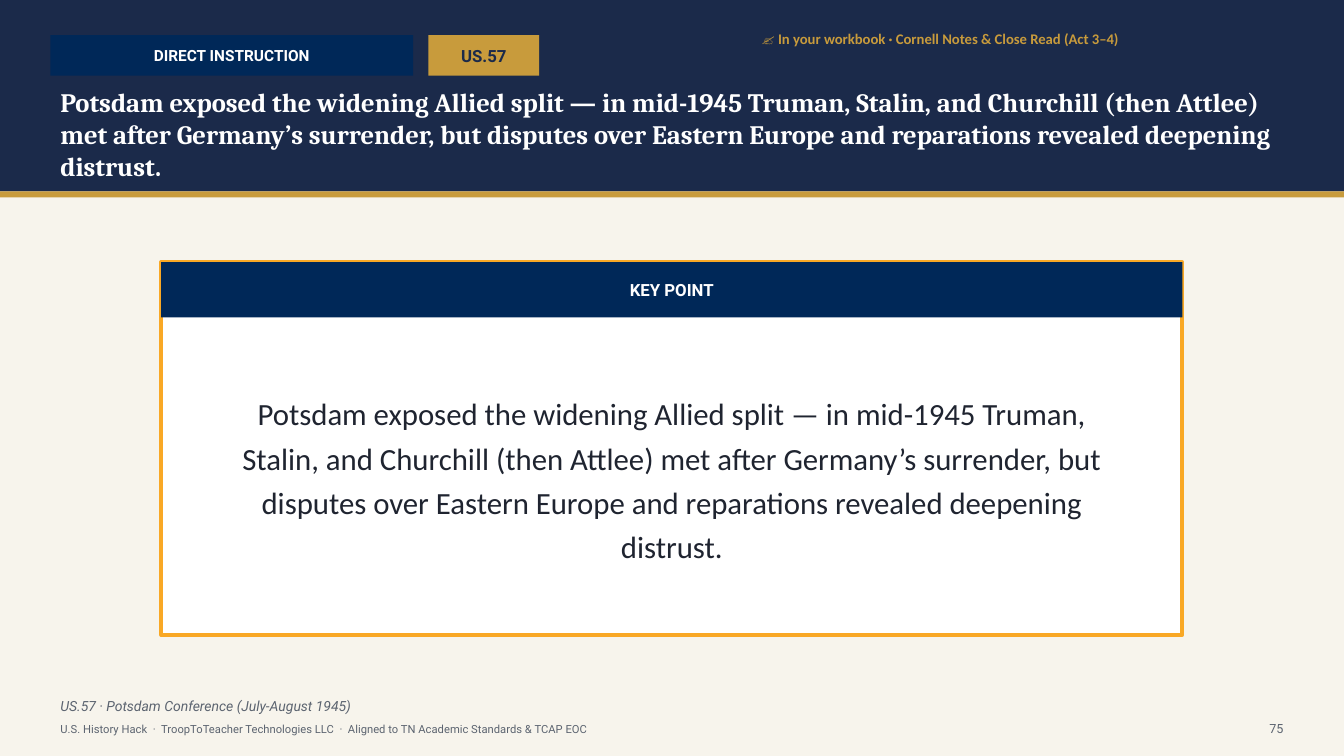
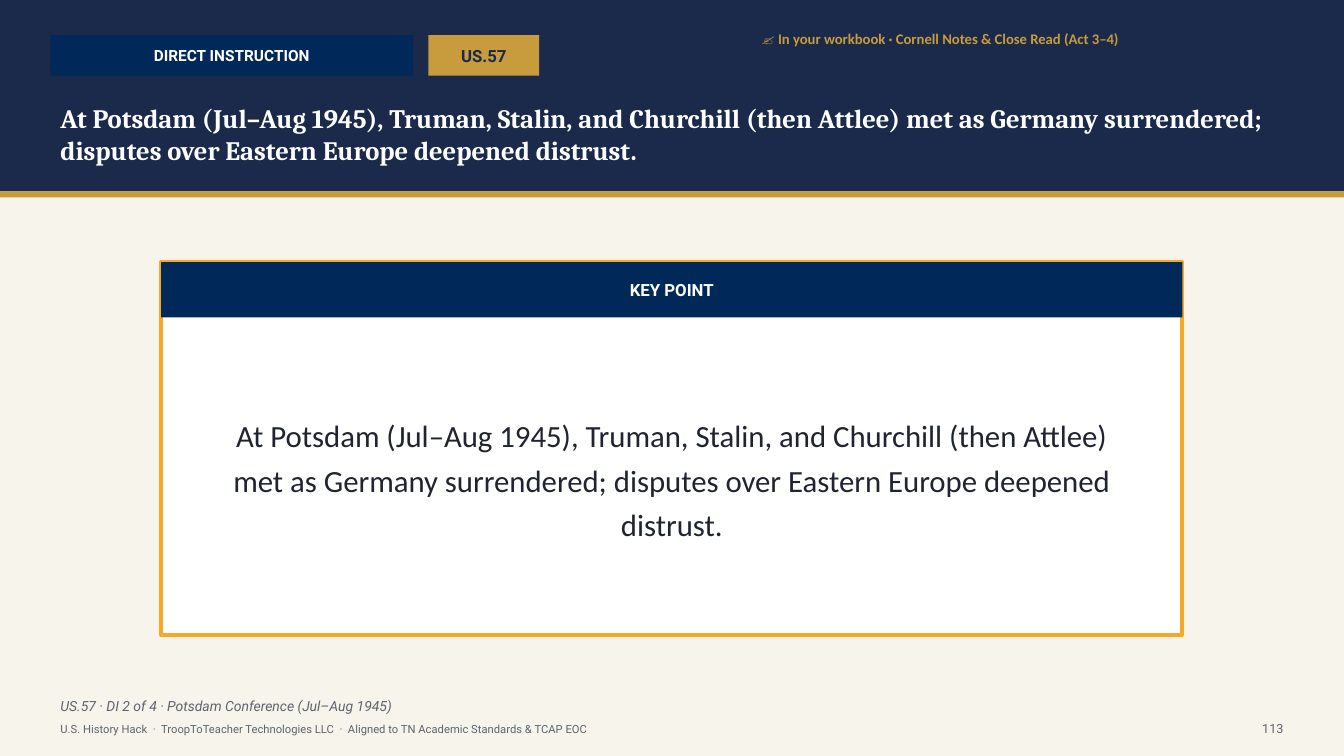
Before and after one commit to Trooptoteacher/trooptoteacher-history, a slide deck: slide 114 of 00_START_HERE/UNIT6_DECKS_BUILD/Unit6_Student_Deck_CourseStandard.pptx (slide 100 before the commit). Drawn at 1344x756 pixels with LibreOffice and Linux fonts; fonts in the diff are those of the drawing. Boxes give left, top, right and bottom in pixels: in the first picture for what was removed or moved away, otherwise in the second. Text is boxed around its words. In the diff, an @@ line names an element or a change of style, - is before the commit and + after.

```diff
--- a/00_START_HERE/UNIT6_DECKS_BUILD/Unit6_Student_Deck_CourseStandard.pptx
+++ b/00_START_HERE/UNIT6_DECKS_BUILD/Unit6_Student_Deck_CourseStandard.pptx
@@ text at (60, 108, 1262, 166): text changed @@
-Potsdam exposed the widening Allied split — in mid-1945 Truman, Stalin, and Churchill (then Attlee) met after Germany’s surrender, but disputes over Eastern Europe and reparations revealed deepening distrust.
+At Potsdam (Jul–Aug 1945), Truman, Stalin, and Churchill (then Attlee) met as Germany surrendered; disputes over Eastern Europe deepened distrust.
@@ text at (233, 424, 1110, 537): text changed @@
-Potsdam exposed the widening Allied split — in mid-1945 Truman, Stalin, and Churchill (then Attlee) met after Germany’s surrender, but disputes over Eastern Europe and reparations revealed deepening distrust.
+At Potsdam (Jul–Aug 1945), Truman, Stalin, and Churchill (then Attlee) met as Germany surrendered; disputes over Eastern Europe deepened distrust.
@@ text at (60, 700, 392, 714): text changed @@
-US.57 · Potsdam Conference (July-August 1945)
+US.57 · DI 2 of 4 · Potsdam Conference (Jul–Aug 1945)
@@ text at (1262, 724, 1283, 733): text changed @@
-75
+113
```
Also in this commit, not shown: 108 other slides changed, 16 slides added, 1 slide removed, 2 other files.
